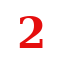
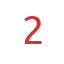
Layer changes from the first 64 x 64 image to the second:
painted on "2" over [19, 16, 43, 48]
